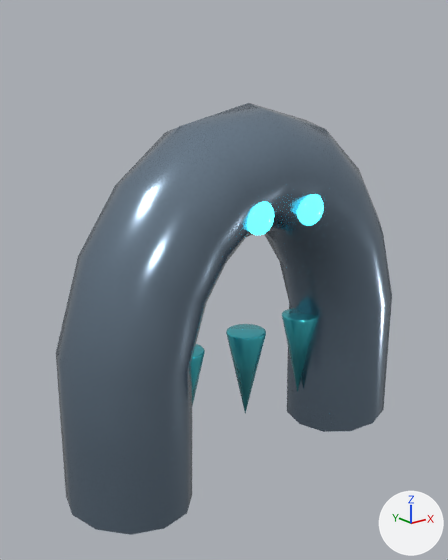
The glTF model public/models/enemies/ooze_v7.glb as it was, and as the next commit left it.
One viewpoint serves both versions: a camera (50 mm lens) standing at (-2.22, -2.57, 1.35) and looking at (0.01, 0.22, 0.23). The lights are fixed; the arrows at lower right show +X, +Y and +Z. The older version comes first. Where no turn or scale is listed for an object, it has been applied to the vertices. Vertices at exactly the same position are counted once.

The first picture shows 'ARCH_SLIME_PRIMARY', 'EYE_EMISSIVE', 'EYE_EMISSIVE.001', 'SLIME_DRIP_ACCENT.001', 'SLIME_DRIP_ACCENT.002', 'SLIME_DRIP_ACCENT.003'.
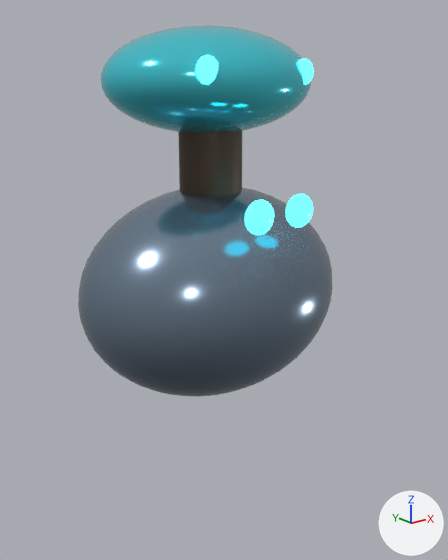
The newer file is also turned or shifted as a whole; pictures and numbers use the older file's frame.

The change, as a list of edits to the scene's bpy script:
```text
Add mat_deep_secondary:
    mat_deep_secondary = principled_material('DEEP_SECONDARY')
    mat_deep_secondary.base_color = (0.075, 0.045, 0.025)  # brown #4d3c2c
    mat_deep_secondary.metallic = 0.12
    mat_deep_secondary.roughness = 0.48
Change me_sphere_307:
    used by ob_eye_emissive_001; location = (0.18, -0.3, 0.72)
    remove me_sphere_307.from_pydata(...)  # 266 vertices, 528 faces; spans x -0.09..0.09, y -0.05..0.05, z -0.09..0.09
    add me_sphere_307.from_pydata(...)  # 266 vertices, 528 faces; spans x -0.17..0.01, y -0.05..0.05, z -0.09..0.09
    me_sphere_307 part 1: the whole mesh is moved by (-0.08, 0.0, 0.0)
Add me_icosphere_166:
    me_icosphere_166.from_pydata(...)  # an icosphere of 80 faces spanning x -0.0666..0.0666, y -0.03..0.03, z -0.07..0.07
    me_icosphere_166.materials.append(mat_deep_emissive)  # cyan #307c8b, glowing cyan #50edff
Add me_sphere_357:
    me_sphere_357.from_pydata(...)  # a UV sphere (40 segments, 24 rings, poles along z) spanning x -0.62..0.62, y -0.48..0.48, z -0.28..0.28
    me_sphere_357.materials.append(mat_deep_accent)  # cyan #50ddeb
Add me_cylinder_373:
    me_cylinder_373.from_pydata(...)  # 224 vertices, 444 faces; spans x -0.18..0.18, y -0.18..0.18, z -0.375..0.375
    me_cylinder_373.materials.append(mat_deep_secondary)  # brown #4d3c2c
Add me_sphere_356:
    me_sphere_356.from_pydata(...)  # a UV sphere (40 segments, 24 rings, poles along z) spanning x -0.82..0.82, y -0.64..0.64, z -0.62..0.62
    me_sphere_356.materials.append(mat_deep_primary)  # greyish blue #8497aa
Remove ob_arch_slime_primary:
    ob_arch_slime_primary = bpy.data.objects.new('ARCH_SLIME_PRIMARY', me_arch_slime)
    ob_arch_slime_primary.location = (0.0, 0.0, 0.0)
Remove ob_slime_drip_accent_001:
    ob_slime_drip_accent_001 = bpy.data.objects.new('SLIME_DRIP_ACCENT.001', me_cone_108)
    ob_slime_drip_accent_001.location = (-0.45, 0.0, -0.3)
Remove ob_slime_drip_accent_002:
    ob_slime_drip_accent_002 = bpy.data.objects.new('SLIME_DRIP_ACCENT.002', me_cone_109)
    ob_slime_drip_accent_002.location = (0.0, 0.0, -0.3)
Remove ob_slime_drip_accent_003:
    ob_slime_drip_accent_003 = bpy.data.objects.new('SLIME_DRIP_ACCENT.003', me_cone_110)
    ob_slime_drip_accent_003.location = (0.45, 0.0, -0.3)
Add ob_cap_spot_emissive_002:
    ob_cap_spot_emissive_002 = bpy.data.objects.new('CAP_SPOT_EMISSIVE.002', me_icosphere_166)
    ob_cap_spot_emissive_002.location = (0.28, -0.12, 1.416)
Add ob_cap_spot_emissive:
    ob_cap_spot_emissive = bpy.data.objects.new('CAP_SPOT_EMISSIVE', me_icosphere_166.copy())
    ob_cap_spot_emissive.location = (-0.36, -0.12, 1.416)
Add ob_slime_cap_accent:
    ob_slime_cap_accent = bpy.data.objects.new('SLIME_CAP_ACCENT', me_sphere_357)
    ob_slime_cap_accent.location = (-0.04, 0.28, 1.37)
Add ob_slime_stem_secondary:
    ob_slime_stem_secondary = bpy.data.objects.new('SLIME_STEM_SECONDARY', me_cylinder_373)
    ob_slime_stem_secondary.location = (-0.04, 0.28, 0.89)
Add ob_mushroom_slime_primary:
    ob_mushroom_slime_primary = bpy.data.objects.new('MUSHROOM_SLIME_PRIMARY', me_sphere_356)
    ob_mushroom_slime_primary.location = (-0.04, 0.28, 0.17)
```

Pixel boxes (x1, y1, x2, y2) of what changed, in the pictures (448 x 560 px):
'ARCH_SLIME_PRIMARY', deleted: before (56, 103, 392, 535)
'MUSHROOM_SLIME_PRIMARY', added: after (78, 187, 332, 396)
'SLIME_CAP_ACCENT', added (cyan): after (101, 25, 311, 133)
'SLIME_STEM_SECONDARY', added: after (178, 131, 242, 196)
'SLIME_DRIP_ACCENT.002', deleted (cyan): before (226, 324, 266, 413)
'SLIME_DRIP_ACCENT.003', deleted (cyan): before (282, 308, 318, 392)
'EYE_EMISSIVE.001', moved: before (297, 194, 324, 226); after (285, 194, 313, 228)
'CAP_SPOT_EMISSIVE', added (cyan): after (195, 54, 218, 85)
'SLIME_DRIP_ACCENT.001', deleted (cyan): before (191, 344, 205, 406)
'CAP_SPOT_EMISSIVE.002', added: after (298, 58, 314, 85)
